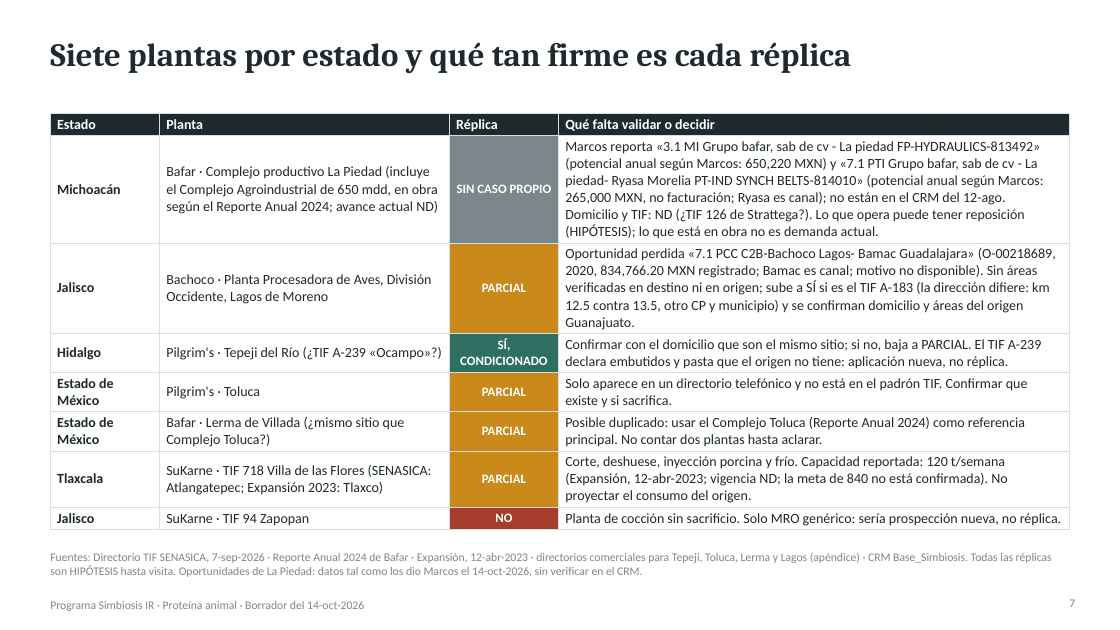
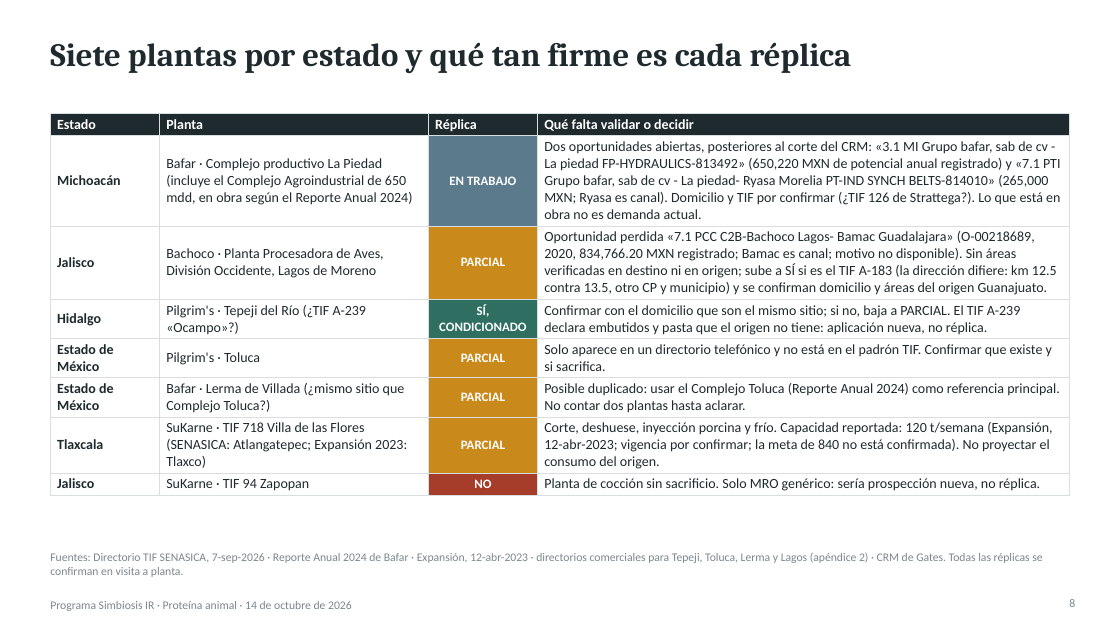
Before and after one commit to Marckqalex/Simbiosis-IR, a slide deck: slide 8 of entregables/Simbiosis_IR_Proteina_Animal_Entregable1.pptx (slide 7 before the commit). Drawn at 1120x630 pixels with LibreOffice and Linux fonts; fonts in the diff are those of the drawing. Boxes give left, top, right and bottom in pixels: in the first picture for what was removed or moved away, otherwise in the second. Text is boxed around its words. In the diff, an @@ line names an element or a change of style, - is before the commit and + after.

```diff
--- a/entregables/Simbiosis_IR_Proteina_Animal_Entregable1.pptx
+++ b/entregables/Simbiosis_IR_Proteina_Animal_Entregable1.pptx
@@ table at [50,113,1070,495] @@
-row 2: Michoacán | Bafar · Complejo productivo La Piedad (incluye el Complejo Agroindustrial de 650 mdd, en obra según el Reporte Anual 2024; avance actual ND) | SIN CASO PROPIO | Marcos reporta «3.1 MI Grupo bafar, sab de cv - La piedad FP-HYDRAULICS-813492» (potencial anual según Marcos: 650,220 MXN) y «7.1 PTI Grupo bafar, sab de cv - La piedad- Ryasa Morelia PT-IND SYNCH BELTS-814010» (potencial anual según Marcos: 265,000 MXN, no facturación; Ryasa es canal); no están en el CRM del 12-ago. Domicilio y TIF: ND (¿TIF 126 de Strattega?). Lo que opera puede tener reposición (HIPÓTESIS); lo que está en obra no es demanda actual.
+row 2: Michoacán | Bafar · Complejo productivo La Piedad (incluye el Complejo Agroindustrial de 650 mdd, en obra según el Reporte Anual 2024) | EN TRABAJO | Dos oportunidades abiertas, posteriores al corte del CRM: «3.1 MI Grupo bafar, sab de cv - La piedad FP-HYDRAULICS-813492» (650,220 MXN de potencial anual registrado) y «7.1 PTI Grupo bafar, sab de cv - La piedad- Ryasa Morelia PT-IND SYNCH BELTS-814010» (265,000 MXN; Ryasa es canal). Domicilio y TIF por confirmar (¿TIF 126 de Strattega?). Lo que está en obra no es demanda actual.
-row 7, column 4: Corte, deshuese, inyección porcina y frío. Capacidad reportada: 120 t/semana (Expansión, 12-abr-2023; vigencia ND; la meta de 840 no está confirmada). No proyectar el consumo del origen.
+row 7, column 4: Corte, deshuese, inyección porcina y frío. Capacidad reportada: 120 t/semana (Expansión, 12-abr-2023; vigencia por confirmar; la meta de 840 no está confirmada). No proyectar el consumo del origen.
@@ fill #7C878C to #5B7B8C in row 2, column 3 @@
@@ text at [50,553,1042,577]: text changed @@
-Fuentes: Directorio TIF SENASICA, 7-sep-2026 · Reporte Anual 2024 de Bafar · Expansión, 12-abr-2023 · directorios comerciales para Tepeji, Toluca, Lerma y Lagos (apéndice) · CRM Base_Simbiosis. Todas las réplicas son HIPÓTESIS hasta visita. Oportunidades de La Piedad: datos tal como los dio Marcos el 14-oct-2026, sin verificar en el CRM.
+Fuentes: Directorio TIF SENASICA, 7-sep-2026 · Reporte Anual 2024 de Bafar · Expansión, 12-abr-2023 · directorios comerciales para Tepeji, Toluca, Lerma y Lagos (apéndice 2) · CRM de Gates. Todas las réplicas se confirman en visita a planta.
@@ page number at [1069,599,1075,607]: text changed @@
-7
+8
@@ text at [50,601,352,611]: text changed @@
-Programa Simbiosis IR · Proteína animal · Borrador del 14-oct-2026
+Programa Simbiosis IR · Proteína animal · 14 de octubre de 2026
```
Also in this commit, not shown: 9 other slides changed, 4 slides added, 1 slide removed, 1 other file.
